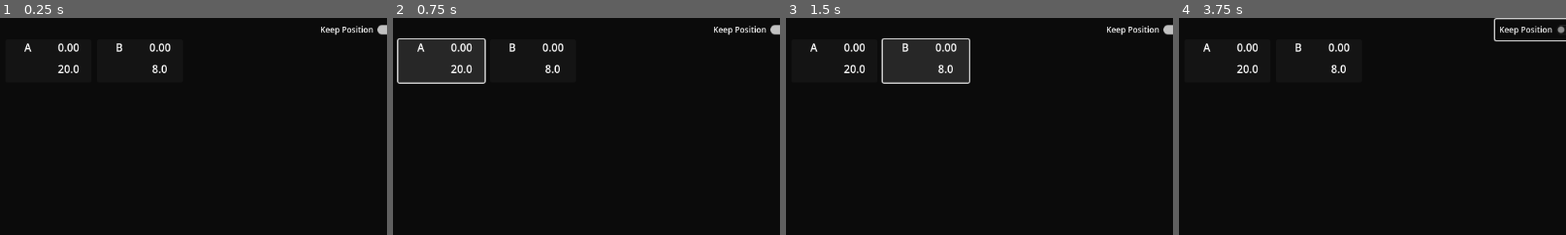
Above: before the commit, frames 1-4 (left to right).
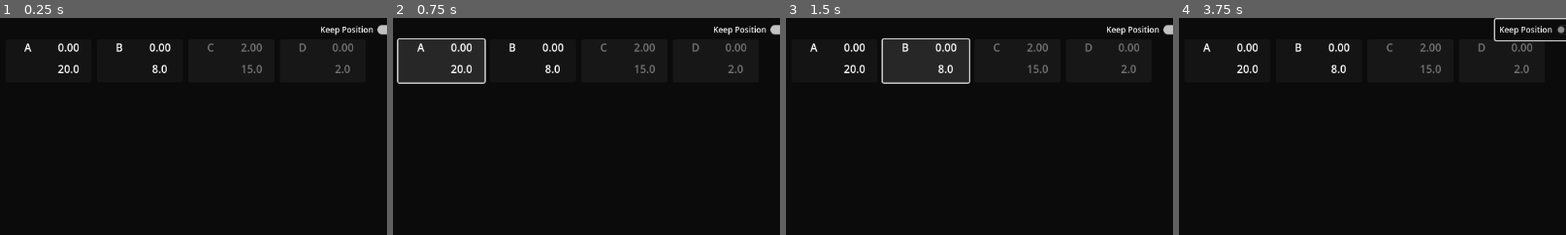
Above: after the commit, the same moments.

Repository: Carth501/The-Big-Grid
Game: Godot game, scene res://scenes/Game.tscn
Two runs of this game, one before a commit and one after it. Both use one fixed random seed, a clock stepped at 60 frames per second and the inputs below.
Inputs (mouse positions are % of the whole screen's width and height, from its top left):
- Up to frame 1 (0.25 s): no input
- Up to frame 2 (0.75 s): click "[center]A[/center]" at 0.5 s
- Up to frame 3 (1.5 s): click "[center]B[/center]" at 1.25 s
- Up to frame 4 (3.75 s): click (30, 10) at 2 s, where only the run after the commit has a clickable "[center]C[/center]"; click (42, 10) at 2.75 s, where only the run after the commit has a clickable "[center]D[/center]"; click "Keep Position" at 3.5 s
The pictures show only the part of the screen within x 0-50%, y 0-50%; the shares and areas given below are measured in that part.

The runs differ from the first frame. In frame 1, 0.6% of the frame differs, in the area x 53-92%, y 11-26%; in frame 2, 0.6%; in frame 3, 0.6%; in frame 4, 0.6%.

Commit message:
implement supply curtain

Diff:
--- a/scenes/display/SupplyDisplay.tscn
+++ b/scenes/display/SupplyDisplay.tscn
@@ -4,7 +4,7 @@
 [ext_resource type="Script" path="res://scripts/display/SupplyChangeFeedback.gd" id="2_1xhgp"]
 [ext_resource type="Script" path="res://scripts/display/DualButton.gd" id="2_475cn"]
 
-[node name="SupplyDisplay" type="Control" node_paths=PackedStringArray("name_label", "value_label", "max_label", "delta_label", "supply_button", "supply_change_feedback")]
+[node name="SupplyDisplay" type="Control" node_paths=PackedStringArray("name_label", "value_label", "max_label", "delta_label", "supply_button", "supply_change_feedback", "supply_curtain")]
 custom_minimum_size = Vector2(128, 64)
 layout_mode = 3
 anchors_preset = 0
@@ -15,6 +15,7 @@
 delta_label = NodePath("Button/Delta")
 supply_button = NodePath("Button")
 supply_change_feedback = NodePath("Button/SupplyChangeFeedback")
+supply_curtain = NodePath("Button/SupplyCurtain")
 
 [node name="Button" type="Button" parent="."]
 layout_mode = 1
@@ -80,4 +81,12 @@
 offset_bottom = 40.0
 script = ExtResource("2_1xhgp")
 
+[node name="SupplyCurtain" type="Panel" parent="Button"]
+layout_mode = 1
+anchors_preset = 15
+anchor_right = 1.0
+anchor_bottom = 1.0
+grow_horizontal = 2
+grow_vertical = 2
+
 [connection signal="right_click" from="Button" to="." method="open_menu"]
--- a/scripts/display/SupplyDisplay.gd
+++ b/scripts/display/SupplyDisplay.gd
@@ -6,8 +6,8 @@
 @export var delta_label : RichTextLabel
 @export var supply_button : Button
 @export var supply_change_feedback : Supply_Change_Feedback
+@export var supply_curtain : Panel
 var supply : Supply
-var active := false
 var showing := true
 var static_position := true
 
@@ -22,9 +22,9 @@
 	supply.new_delta.connect(add_new_delta)
 	set_max_display(supply.v_max)
 	supply.update_max.connect(set_max_display)
-	supply_button.visible = false
-	active = supply.active
-	if(!active):
+	if(supply.active):
+		set_active()
+	else:
 		supply.update_active.connect(set_active)
 	options_overseer.update_keep_positions.connect(set_static_position)
 
@@ -53,16 +53,14 @@
 	return str("[center]", text, "[/center]")
 
 func set_active():
-	active = true
-	show_supply(true)
+	supply_curtain.visible = false
 
 func show_supply(setting : bool):
-	if(active):
-		showing = setting
-		if(static_position):
-			supply_button.visible = showing
-		else:
-			visible = showing
+	showing = setting
+	if(static_position):
+		supply_button.visible = showing
+	else:
+		visible = showing
 
 func set_static_position(setting : bool):
 	static_position = setting
